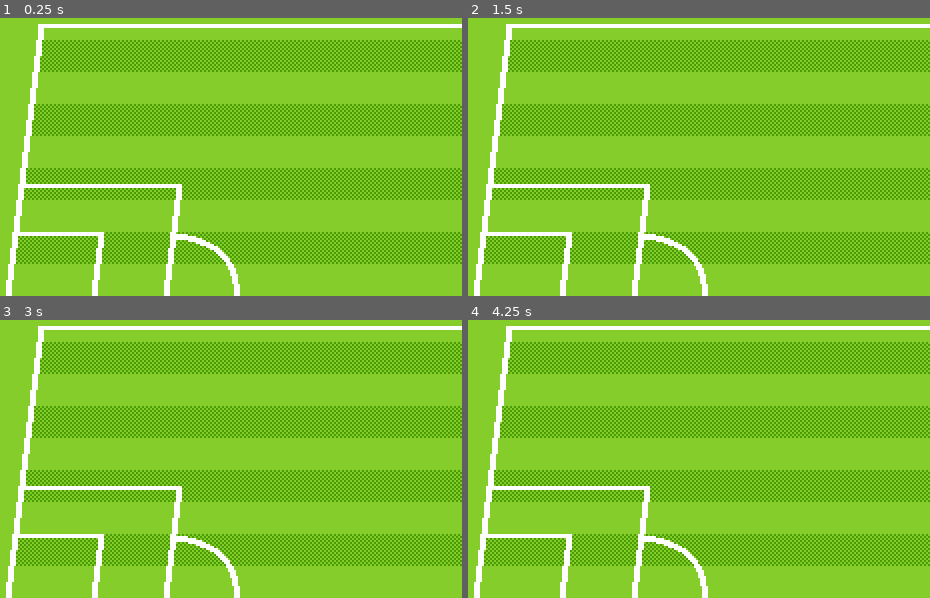
Above: before the commit, frames 1-4 (two rows, left to right).
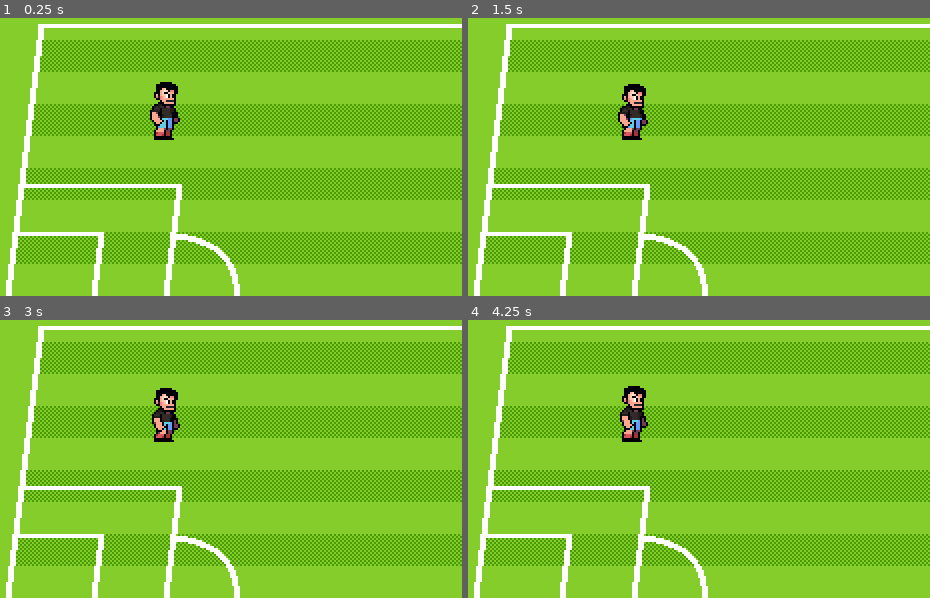
Above: after the commit, the same moments.

Repository: AshKetchum4441/Godot-Soccer-Game-Tutorial
Game: Godot game, scene res://scenes/world.tscn
Two runs of this game, one before a commit and one after it. Both use one fixed random seed, a clock stepped at 60 frames per second and the inputs below.
Inputs:
- Up to frame 1 (0.25 s): no input
- Up to frame 2 (1.5 s): no input
- Up to frame 3 (3 s): no input
- Up to frame 4 (4.25 s): no input

The runs differ from the first frame. In frame 1, 1.0% of the frame differs, in the area x 32-39%, y 23-44%; in frame 2, 0.9%; in frame 3, 0.9%; in frame 4, 0.9%.

Commit message:
Added static player with idle animation

Diff:
--- /dev/null
+++ b/scenes/characters/player.tscn
@@ -0,0 +1,66 @@
+[gd_scene load_steps=6 format=3 uid="uid://kef2ms3gh0tr"]
+
+[ext_resource type="Texture2D" uid="uid://b7at0bdwhkaks" path="res://assets/art/characters/soccer-player.png" id="1_rp718"]
+
+[sub_resource type="Animation" id="Animation_rp718"]
+resource_name = "idle"
+length = 0.6
+loop_mode = 1
+step = 0.15
+tracks/0/type = "value"
+tracks/0/imported = false
+tracks/0/enabled = true
+tracks/0/path = NodePath("PlayerSprite:frame")
+tracks/0/interp = 1
+tracks/0/loop_wrap = true
+tracks/0/keys = {
+"times": PackedFloat32Array(0, 0.15, 0.3, 0.45),
+"transitions": PackedFloat32Array(1, 1, 1, 1),
+"update": 1,
+"values": [0, 1, 2, 3]
+}
+
+[sub_resource type="Animation" id="Animation_yewv4"]
+length = 0.001
+tracks/0/type = "value"
+tracks/0/imported = false
+tracks/0/enabled = true
+tracks/0/path = NodePath("PlayerSprite:frame")
+tracks/0/interp = 1
+tracks/0/loop_wrap = true
+tracks/0/keys = {
+"times": PackedFloat32Array(0),
+"transitions": PackedFloat32Array(1),
+"update": 1,
+"values": [0]
+}
+
+[sub_resource type="AnimationLibrary" id="AnimationLibrary_76oj4"]
+_data = {
+&"RESET": SubResource("Animation_yewv4"),
+&"idle": SubResource("Animation_rp718")
+}
+
+[sub_resource type="CapsuleShape2D" id="CapsuleShape2D_dyp2m"]
+radius = 4.0
+height = 18.0
+
+[node name="Player" type="CharacterBody2D"]
+
+[node name="PlayerSprite" type="Sprite2D" parent="."]
+texture = ExtResource("1_rp718")
+centered = false
+offset = Vector2(-16, -32)
+hframes = 6
+vframes = 13
+
+[node name="AnimationPlayer" type="AnimationPlayer" parent="."]
+libraries = {
+&"": SubResource("AnimationLibrary_76oj4")
+}
+autoplay = "idle"
+
+[node name="CollisionShape2D" type="CollisionShape2D" parent="."]
+position = Vector2(0, -3)
+rotation = 1.5708
+shape = SubResource("CapsuleShape2D_dyp2m")
--- a/scenes/world.tscn
+++ b/scenes/world.tscn
@@ -1,8 +1,9 @@
-[gd_scene load_steps=4 format=3 uid="uid://77idyt4og4ti"]
+[gd_scene load_steps=5 format=3 uid="uid://77idyt4og4ti"]
 
 [ext_resource type="Texture2D" uid="uid://ds36sueeuwx2p" path="res://assets/art/backgrounds/pitch-background.png" id="1_4wyf3"]
 [ext_resource type="Texture2D" uid="uid://bebneg288phyh" path="res://assets/art/backgrounds/pitch-pattern.png" id="2_k0juu"]
 [ext_resource type="Texture2D" uid="uid://sbonkv8m47rn" path="res://assets/art/backgrounds/pitch-lines.png" id="3_71j4m"]
+[ext_resource type="PackedScene" uid="uid://kef2ms3gh0tr" path="res://scenes/characters/player.tscn" id="4_k0juu"]
 
 [node name="World" type="Node2D"]
 
@@ -21,3 +22,6 @@
 [node name="Lines" type="Sprite2D" parent="Backgrounds"]
 texture = ExtResource("3_71j4m")
 centered = false
+
+[node name="Player" parent="." instance=ExtResource("4_k0juu")]
+position = Vector2(132, 102)
